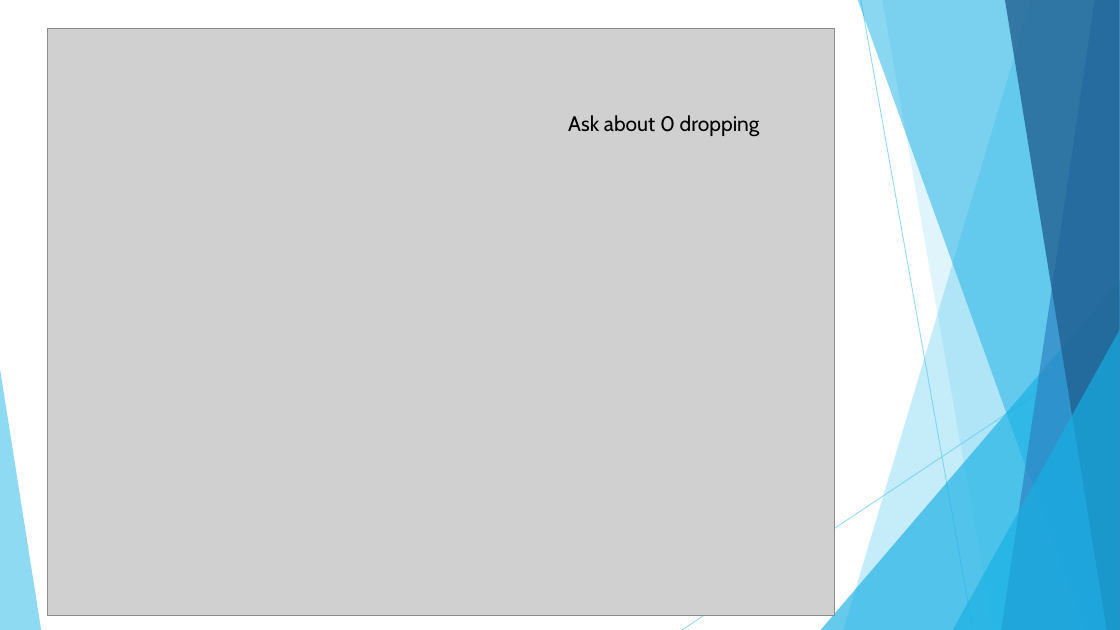
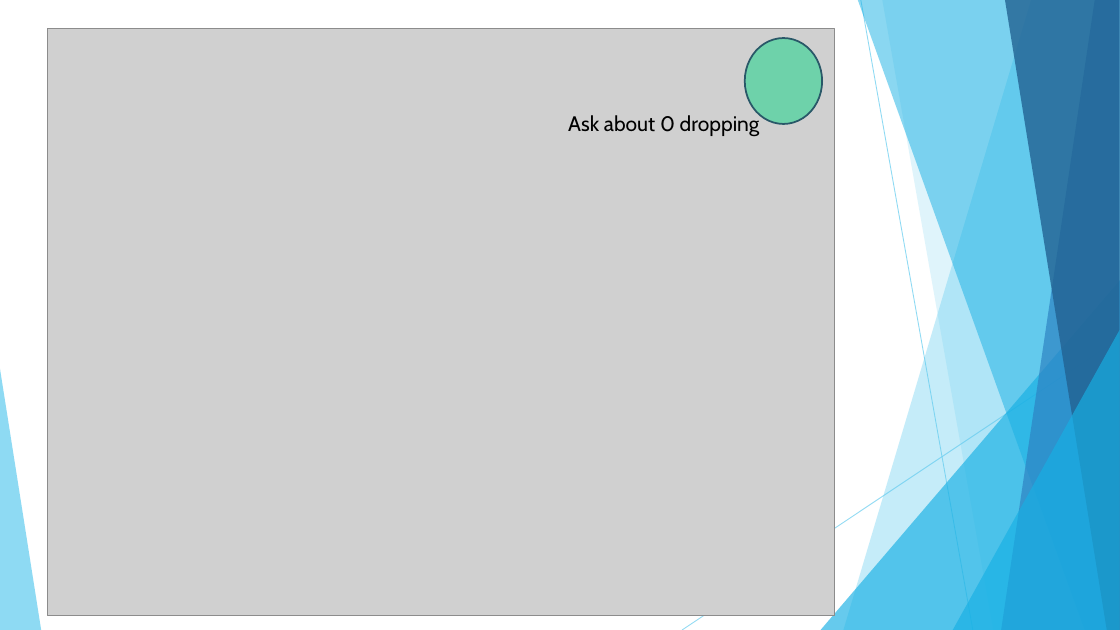
Before and after one commit to LucyYaoyuanHuang/gsr, a slide deck: slide 4 of GSRExploratory.pptx. Drawn at 1120x630 pixels with LibreOffice and Linux fonts; fonts in the diff are those of the drawing; grey boxes stand for pictures. Boxes give left, top, right and bottom in pixels: in the first picture for what was removed or moved away, otherwise in the second. Text is boxed around its words. In the diff, an @@ line names an element or a change of style, - is before the commit and + after.

```diff
--- a/GSRExploratory.pptx
+++ b/GSRExploratory.pptx
@@ ellipse added at (745,38,823,124), fill #6ED2AA, outline #2A5969 1.5 pt @@
```
Also in this commit, not shown: 7 other slides changed.
